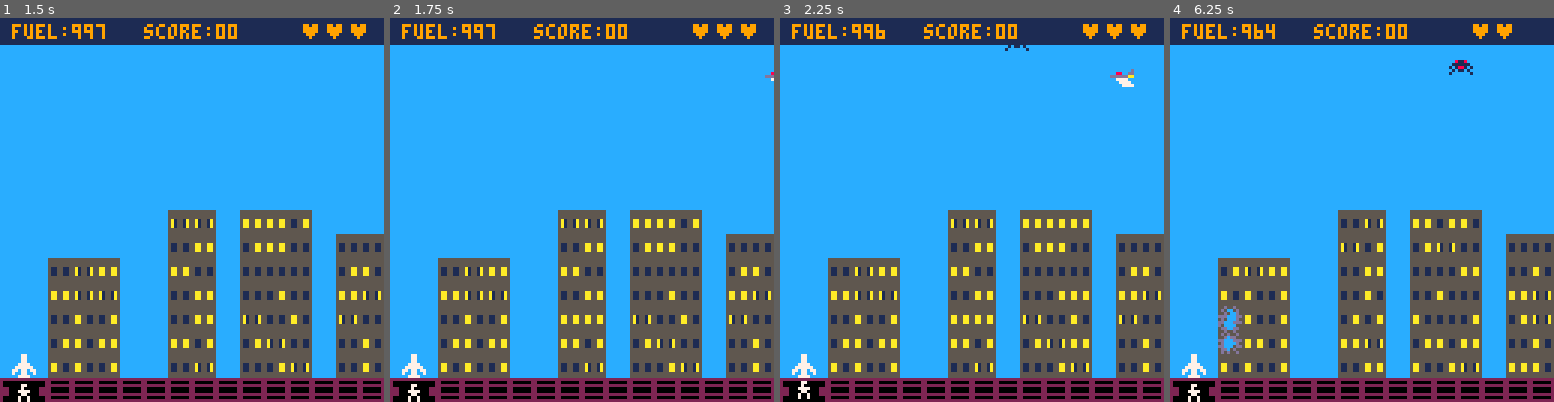
Above: before the commit, frames 1-4 (left to right).
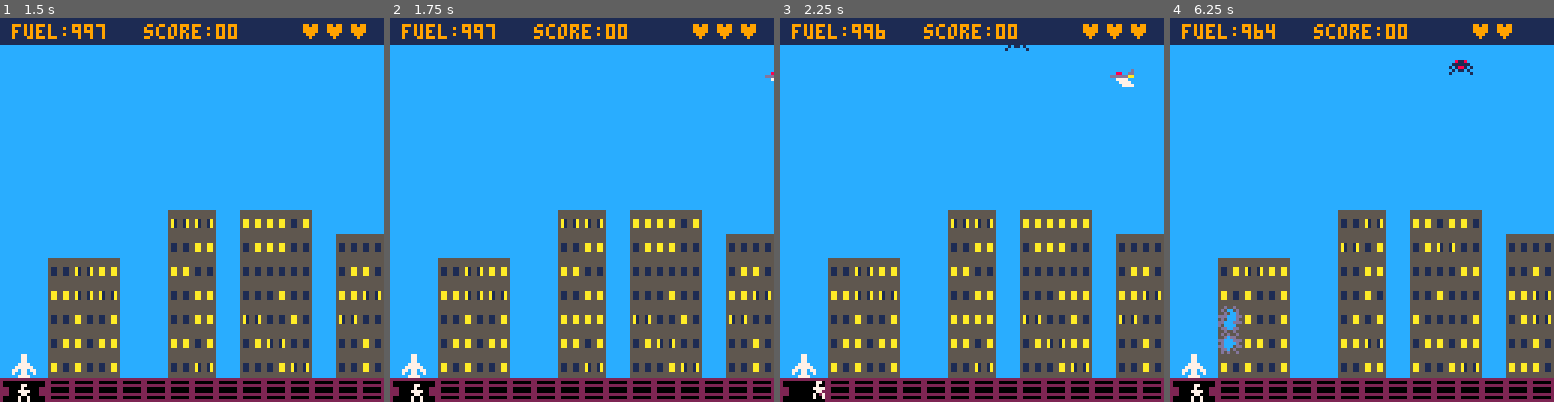
Above: after the commit, the same moments.

Repository: natebeaty/savepicoville
Game: PICO-8 cartridge savechicago.p8
Same seed, same stepped clock (60 frames per second), same inputs: the game is played once before the commit and once after it.
Inputs:
- Up to frame 1 (1.5 s): tap X (X key) at 0.33, 1.07 s; tap O (Z key) at 0.7 s
- Up to frame 2 (1.75 s): hold Right from 1.6 s (still down); tap O (Z key) at 1.7 s
- Up to frame 3 (2.25 s): tap X (X key) at 1.85 s; release Right at 2.1 s; tap O (Z key) at 2.1 s; hold Up from 2.15 s (still down)
- Up to frame 4 (6.25 s): release Up at 2.42 s; hold Right 2.47-3.03 s; tap O (Z key) every 0.4 s from 2.5 to 6.1 s; tap X (X key) at 2.97, 4.08, 5.2 s; hold Left 3.08-3.58 s; hold Down 3.63-3.97 s; hold Right 4.02-4.68 s; hold Up 4.73-5.03 s; hold Left 5.08-5.68 s; hold Down 5.73-6.03 s; hold Right from 6.08 s (still down)

Frame 1 is identical in both runs. In frame 2, 0.1% of the frame differs, in the area x 4-9%, y 95-100%; in frame 3, 0.2%, in the area x 4-12%, y 94-100%; in frame 4, 0.1%.

Commit message:
low fuel klaxon with blinking display, separate hitbox for man and plane

Diff:
--- a/main.lua
+++ b/main.lua
@@ -46,7 +46,10 @@
 
 function status_bar()
   rectfill(0,0,128,8,1)
-  print("fuel:"..flr(p.fuel),4,2,9)
+  local fuelclr=9
+  -- blink fuel if low (and game isn't over)
+  if (mode=="game" and t%40<20 and p.fuel<p.lowfuel) fuelclr=7
+  print("fuel:"..flr(p.fuel),4,2,fuelclr)
   print("score:"..p.score.."0",48,2,9)
   print(p.life,100,2,9)
 end
--- a/player.lua
+++ b/player.lua
@@ -8,12 +8,15 @@
   p.y=121
   p.dx=0
   p.dy=0
-  p.box={x1=0,y1=0,x2=7,y2=7}  --collision box
   p.life="♥♥♥"
   p.fuel=999
+  p.lowfuel=300
   p.score=0
   p.dying=0
   p.mode="man"
+  p.boxman={x1=2,y1=1,x2=5,y2=6} --collision box
+  p.boxplane={x1=0,y1=0,x2=7,y2=7}
+  p.box=p.boxman
 
   p.flipx=false --flip horizontal
   p.flipy=false --flip vertical
@@ -77,16 +80,22 @@
 
       if p.mode=="man" and p.y<120 then
         p.mode="plane"
+        p.x=4
         p.y=110
-        p.x=4
         p.dy=-1
+        p.box=p.boxplane
         sfx(10)
       elseif p.mode=="plane" and p.y>112 then
-        p.mode="man"
-        p.x=4
-        p.y=121
-        p.dy=0
-        sfx(10)
+        if p.x>16 then
+          p.die()
+        else
+          p.mode="man"
+          p.x=4
+          p.y=121
+          p.dy=0
+          p.box=p.boxman
+          sfx(10)
+        end
       end
 
       if p.mode=="man" then
@@ -105,6 +114,9 @@
         else
           if (p.dy~=0 or p.dx~=0) then p.fuel-=(abs(p.dx)+abs(p.dy)) else p.fuel-=0.5 end
         end
+        -- low fuel klaxon
+        if (p.fuel<p.lowfuel and t%40==0) sfx(13)
+        p.fuel=max(p.fuel,0)
         if (p.fuel==0) p.die()
       end
 
--- a/savechicago.p8
+++ b/savechicago.p8
@@ -173,7 +173,7 @@
 
 
 __gff__
-0002020202020404000100000000000002020000000000010000000000000000000000000001010100000000000000000003030303000000000000000000000000000000000000000000000000000000000000000000000000000000000000000000000000000000000000000000000000000000000000000000000000000000
+0002020202020606000100000000000002020000000000010000000000000000000000000001010100000000000000000003030303000000000000000000000000000000000000000000000000000000000000000000000000000000000000000000000000000000000000000000000000000000000000000000000000000000
 0000000000000000000000000000000000000000000000000000000000000000000000000000000000000000000000000000000000000000000000000000000000000000000000000000000000000000000000000000000000000000000000000000000000000000000000000000000000000000000000000000000000000000
 __map__
 0808080808080808080808080808080808080808080808080808080808080808080000000000000000000000000000000000000000000000000000000000000000000000000000000000000000000000000000000000000000000000000000000000000000000000000000000000000000000000000000000000000000000000
Not shown, changed: the sound effects (__sfx__) section of savechicago.p8
